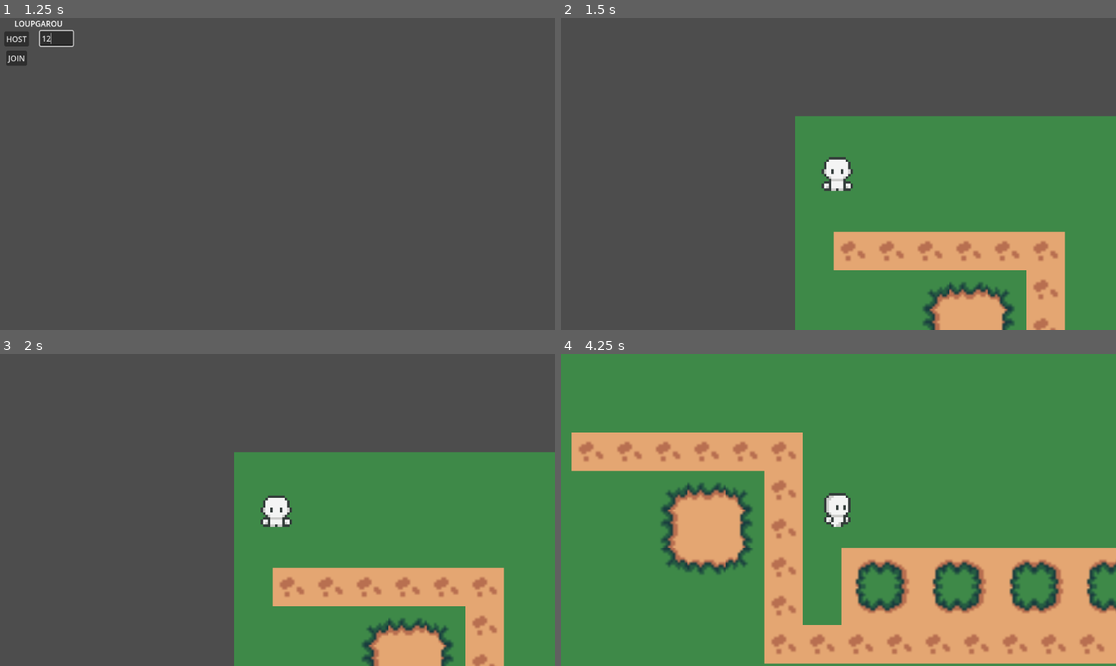
Above: before the commit, frames 1-4 (two rows, left to right).
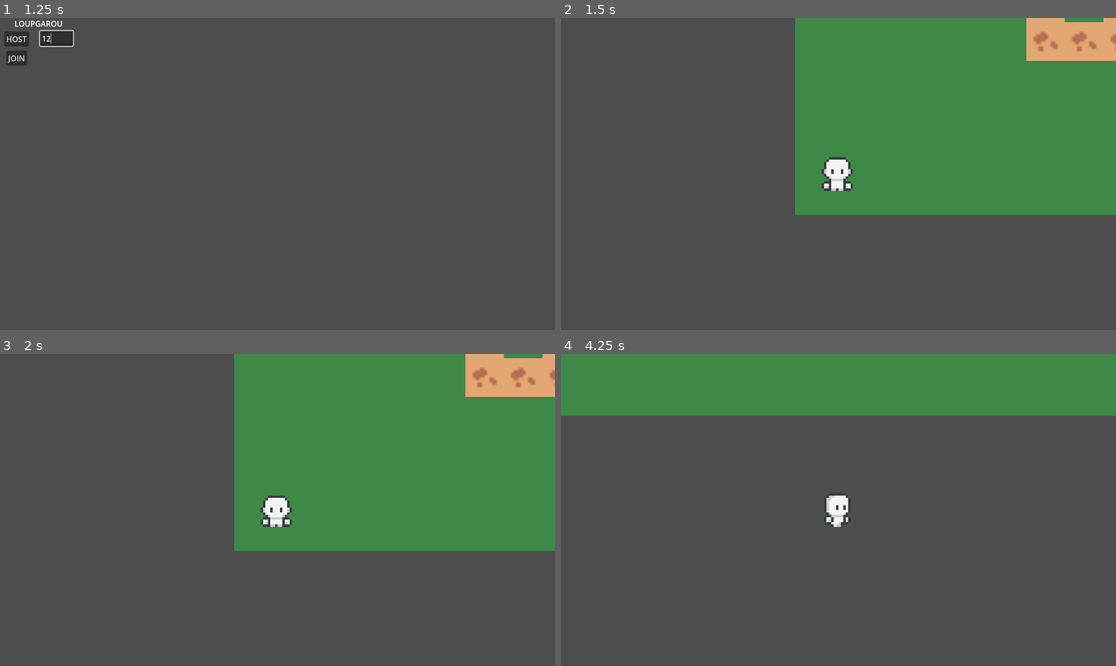
Above: after the commit, the same moments.

Repository: ComiccSanss2/werewolf-online
Game: Godot game, scene res://main_menu.tscn
Same seed, same stepped clock (60 frames per second), same inputs: the game is played once before the commit and once after it.
Inputs (mouse positions are in pixels of both pictures, inside the frame that each line leads up to):
- Up to frame 1 (1.25 s): click (55, 39) at 0.52 s; type "12" at 0.6 s
- Up to frame 2 (1.5 s): click "HOST" at 1.25 s
- Up to frame 3 (2 s): no input
- Up to frame 4 (4.25 s): tap Enter at 2 s; hold Right (ui_right) 2.03-2.78 s; hold Down (ui_down) 2.78-3.53 s; hold Right (ui_right) from 3.53 s (still down)

Frame 1 is identical in both runs. In frame 2, 39% of the frame differs, in the area x 42-100%, y 0-100%; in frame 3, 39%; in frame 4, 79%, in the area x 0-100%, y 19-100%.

Commit message:
Added Camera2D for all players, and spawnpoints

Diff:
--- a/player.gd
+++ b/player.gd
@@ -1,49 +1,52 @@
 extends CharacterBody2D
 
 @export var speed := 75
-@onready var anim = $AnimatedSprite2D
+@onready var anim := $AnimatedSprite2D
 
 var last_direction := Vector2.DOWN
+var network_pos := Vector2.ZERO
+
 
 func _enter_tree():
 	if is_multiplayer_authority():
 		$Camera2D.enabled = true
-
-func _ready():
-	if is_multiplayer_authority():
-		$Camera2D.enabled = true
+		$Camera2D.make_current()
 	else:
 		$Camera2D.enabled = false
 
 
+func _ready():
+	pass
 
 
 func _physics_process(delta):
-	if not is_multiplayer_authority():
-		return
+	var input_dir := Vector2.ZERO
 
-	var input_dir = Vector2.ZERO
+	if is_multiplayer_authority():
+		if Input.is_action_pressed("ui_up"):
+			input_dir.y -= 1
+		if Input.is_action_pressed("ui_down"):
+			input_dir.y += 1
+		if Input.is_action_pressed("ui_left"):
+			input_dir.x -= 1
+		if Input.is_action_pressed("ui_right"):
+			input_dir.x += 1
 
-	if Input.is_action_pressed("ui_up"):
-		input_dir.y -= 1
-	if Input.is_action_pressed("ui_down"):
-		input_dir.y += 1
-	if Input.is_action_pressed("ui_left"):
-		input_dir.x -= 1
-	if Input.is_action_pressed("ui_right"):
-		input_dir.x += 1
+		input_dir = input_dir.normalized()
 
-	input_dir = input_dir.normalized()
+		if input_dir != Vector2.ZERO:
+			last_direction = input_dir
 
-	if input_dir != Vector2.ZERO:
-		last_direction = input_dir
+		velocity = input_dir * speed
+		move_and_slide()
 
-	velocity = input_dir * speed
-	move_and_slide()
+		_update_animation(input_dir)
 
-	_update_animation(input_dir)
+		rpc("sync_direction", input_dir, last_direction)
+		rpc("sync_position", global_position)
+	else:
+		global_position = global_position.lerp(network_pos, 0.25)
 
-	rpc("sync_position", global_position)
 
 
 func _update_animation(dir: Vector2):
@@ -52,22 +55,23 @@
 			anim.play("idle-left-right")
 			anim.flip_h = last_direction.x < 0
 		else:
-			if last_direction.y > 0:
-				anim.play("idle-down")
-			else:
-				anim.play("idle-up")
+			anim.play("idle-down" if last_direction.y > 0 else "idle-up")
 	else:
 		if abs(dir.x) > abs(dir.y):
 			anim.play("run-left-right")
 			anim.flip_h = dir.x < 0
 		else:
-			if dir.y > 0:
-				anim.play("run-down")
-			else:
-				anim.play("run-up")
+			anim.play("run-down" if dir.y > 0 else "run-up")
 
 
 @rpc("any_peer", "unreliable")
 func sync_position(pos: Vector2):
 	if !is_multiplayer_authority():
-		global_position = pos
+		network_pos = pos
+
+
+@rpc("any_peer", "unreliable")
+func sync_direction(dir: Vector2, last_dir: Vector2):
+	if !is_multiplayer_authority():
+		last_direction = last_dir
+		_update_animation(dir)
--- a/player.tscn
+++ b/player.tscn
@@ -290,9 +290,11 @@
 }]
 
 [sub_resource type="RectangleShape2D" id="RectangleShape2D_bwjto"]
-size = Vector2(15, 14)
+size = Vector2(13.5, 10)
 
 [node name="Player" type="CharacterBody2D"]
+collision_layer = 2
+collision_mask = 3
 script = ExtResource("1_4flbx")
 
 [node name="AnimatedSprite2D" type="AnimatedSprite2D" parent="."]
@@ -302,7 +304,7 @@
 frame_progress = 0.10704492
 
 [node name="CollisionShape2D" type="CollisionShape2D" parent="."]
-position = Vector2(-0.5, 0)
+position = Vector2(-0.25, -2)
 shape = SubResource("RectangleShape2D_bwjto")
 
 [node name="Camera2D" type="Camera2D" parent="."]
--- a/test_scene.gd
+++ b/test_scene.gd
@@ -5,24 +5,45 @@
 
 func _ready():
 	var mp = get_tree().get_multiplayer()
-
 	mp.peer_connected.connect(_on_player_connected)
 	mp.peer_disconnected.connect(_on_player_disconnected)
 
-	# Spawn du joueur local
+	# Spawn LOCAL seulement
 	spawn_player(mp.get_unique_id())
 
 func _on_player_connected(peer_id):
+	var mp = get_tree().get_multiplayer()
+	var local_id = mp.get_unique_id()
+
+	# VERY IMPORTANT !!!
+	if peer_id == local_id:
+		print("IGNORED self connect:", peer_id)
+		return
+
+	# Avoid double spawn
+	if has_node(str(peer_id)):
+		print("Player already exists:", peer_id)
+		return
+
+	print("CONNECTED:", peer_id)
 	spawn_player(peer_id)
 
 func _on_player_disconnected(peer_id):
+	print("DISCONNECTED:", peer_id)
 	if has_node(str(peer_id)):
 		get_node(str(peer_id)).queue_free()
 
 func spawn_player(peer_id):
+	print("SPAWN PLAYER:", peer_id)
 	var p = PlayerScene.instantiate()
 	p.name = str(peer_id)
+
+	p.set_multiplayer_authority(peer_id)
+
 	add_child(p)
+	var spawns = $SpawnPoints.get_children()
+	var spawn = spawns[randi() % spawns.size()]
+	p.global_position = spawn.global_position
 
-	p.global_position = spawn_point.global_position
-	p.set_multiplayer_authority(peer_id)
+
+	print("SET AUTHORITY:", peer_id)
--- a/test_scene.tscn
+++ b/test_scene.tscn
@@ -34,8 +34,19 @@
 [node name="TestScene" type="Node2D"]
 script = ExtResource("1_uhqqe")
 
-[node name="SpawnPoint" type="Marker2D" parent="."]
+[node name="SpawnPoints" type="Node2D" parent="."]
 position = Vector2(18, -88)
+
+[node name="Spawn1" type="Marker2D" parent="SpawnPoints"]
+
+[node name="Spawn2" type="Marker2D" parent="SpawnPoints"]
+position = Vector2(251, 0)
+
+[node name="Spawn3" type="Marker2D" parent="SpawnPoints"]
+position = Vector2(0, 167)
+
+[node name="Spawn4" type="Marker2D" parent="SpawnPoints"]
+position = Vector2(250, 166)
 
 [node name="TileMap" type="TileMap" parent="."]
 tile_set = SubResource("TileSet_coq8p")
